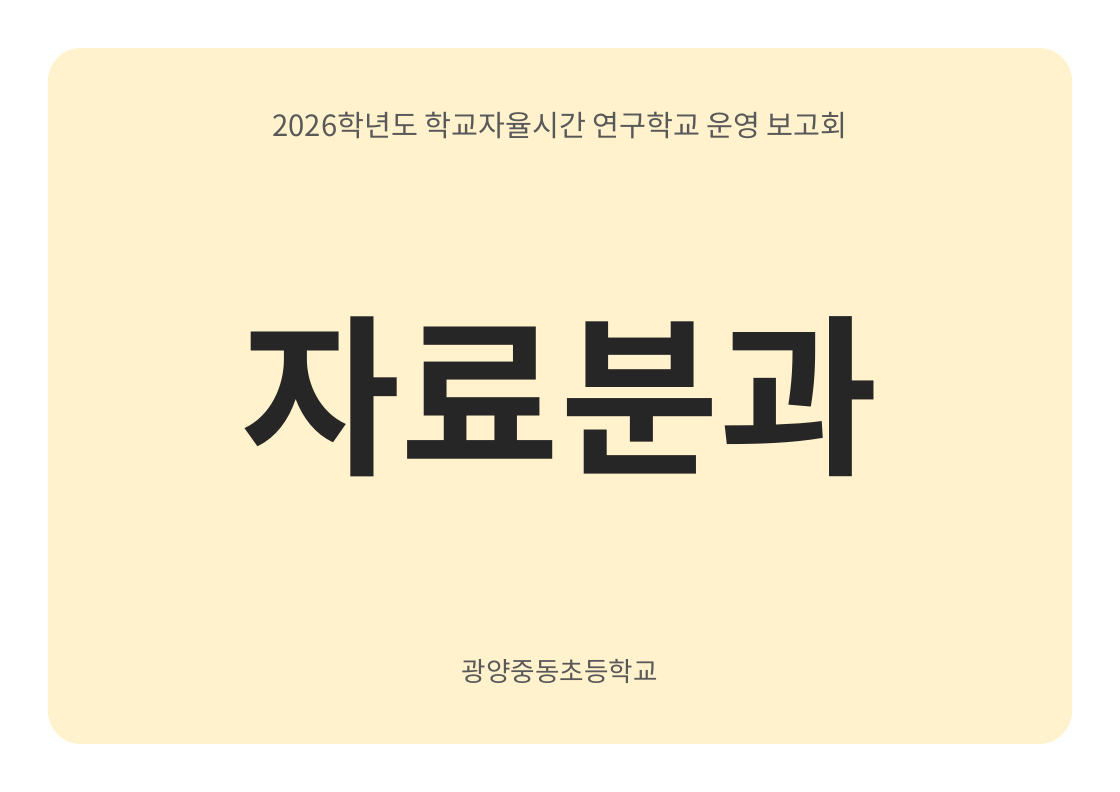
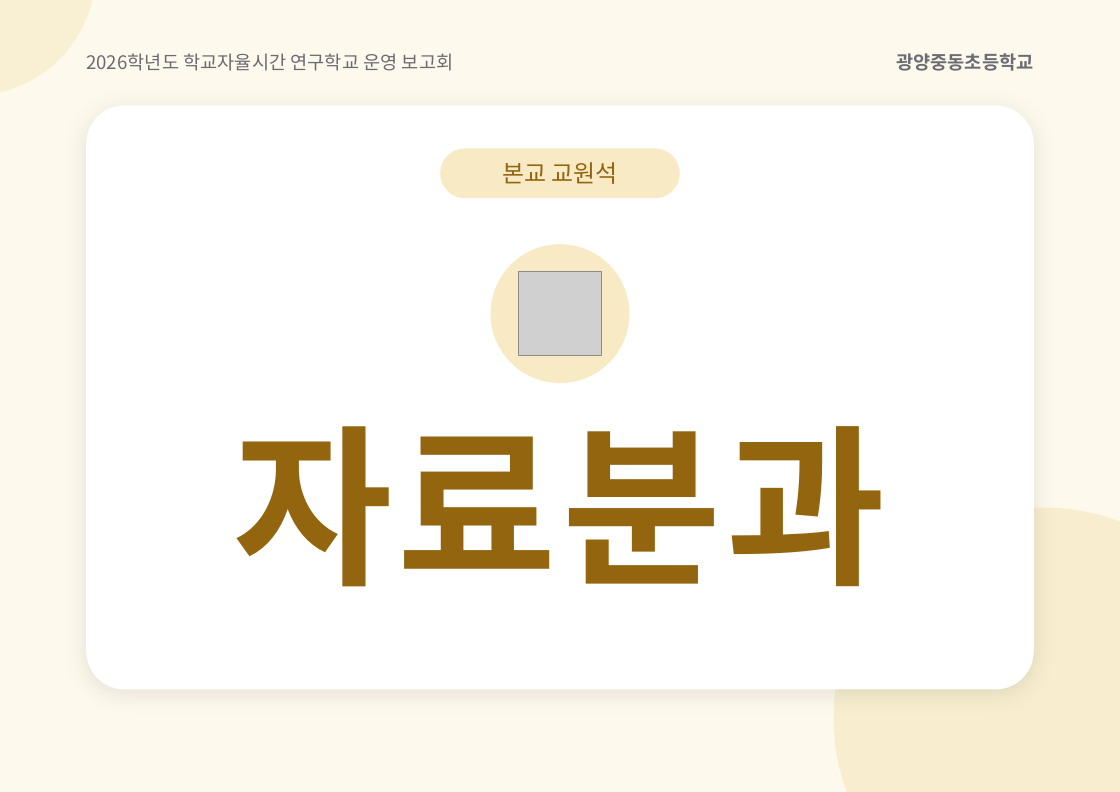
Before and after one commit to persewoss-cell/Explanation-of-the-research-school-report-meeting, a slide deck: slide 2 of 분과 안내판.pptx. Drawn at 1120x792 pixels with LibreOffice and Linux fonts; fonts in the diff are those of the drawing; grey boxes stand for pictures. Boxes give left, top, right and bottom in pixels: in the first picture for what was removed or moved away, otherwise in the second. Text is boxed around its words. In the diff, an @@ line names an element or a change of style, - is before the commit and + after.

```diff
--- a/분과 안내판.pptx
+++ b/분과 안내판.pptx
@@ background #FFFFFF to #FDF9EC @@
@@ ellipse added at [0, 0, 96, 96], fill #F7EAC4 at 60% opacity @@
@@ text "2026학년도 학교자율시간 연구학교 운영 보고회": place and size @@
-text "2026학년도 학교자율시간 연구학교 운영 보고회" at [273, 111, 848, 139]
+text "2026학년도 학교자율시간 연구학교 운영 보고회" at [86, 53, 454, 71]
@@ text "2026학년도 학교자율시간 연구학교 운영 보고회" at [86, 53, 454, 71]: size 22 to 14 pt, text colour #595959 to #6B6B73; alignment centre to left; less space between paragraphs @@
@@ text "광양중동초등학교": place and size @@
-text "광양중동초등학교" at [462, 659, 658, 683]
+text "광양중동초등학교" at [896, 53, 1033, 71]
@@ text "광양중동초등학교" at [896, 53, 1033, 71]: size 20 to 14 pt, text colour #595959 to #6B6B73, bold on; alignment centre to right; less space between paragraphs @@
@@ rounded rectangle: place and size @@
-rounded rectangle at [48, 48, 1072, 744]
+rounded rectangle at [86, 105, 1034, 690]
@@ rounded rectangle at [86, 105, 1034, 690]: fill #FFF2CC to #FFFFFF; shadow on; proportions changed @@
@@ rounded rectangle added at [440, 149, 679, 198], fill #F7EAC4, 18 pt, text #94650F @@
+본교 교원석
@@ ellipse added at [491, 244, 629, 383], fill #F7EAC4 @@
@@ picture added at [518, 272, 602, 355] @@
@@ text "자료분과": place and size @@
-text "자료분과" at [242, 316, 879, 477]
+text "자료분과" at [234, 426, 886, 587]
@@ text "자료분과" at [234, 426, 886, 587]: text colour #262626 to #94650F, letter spacing 0 to 4 pt @@
@@ ellipse added at [834, 508, 1120, 792], fill #F7EAC4 at 70% opacity @@
```
Also in this commit, not shown: 7 other slides changed.
